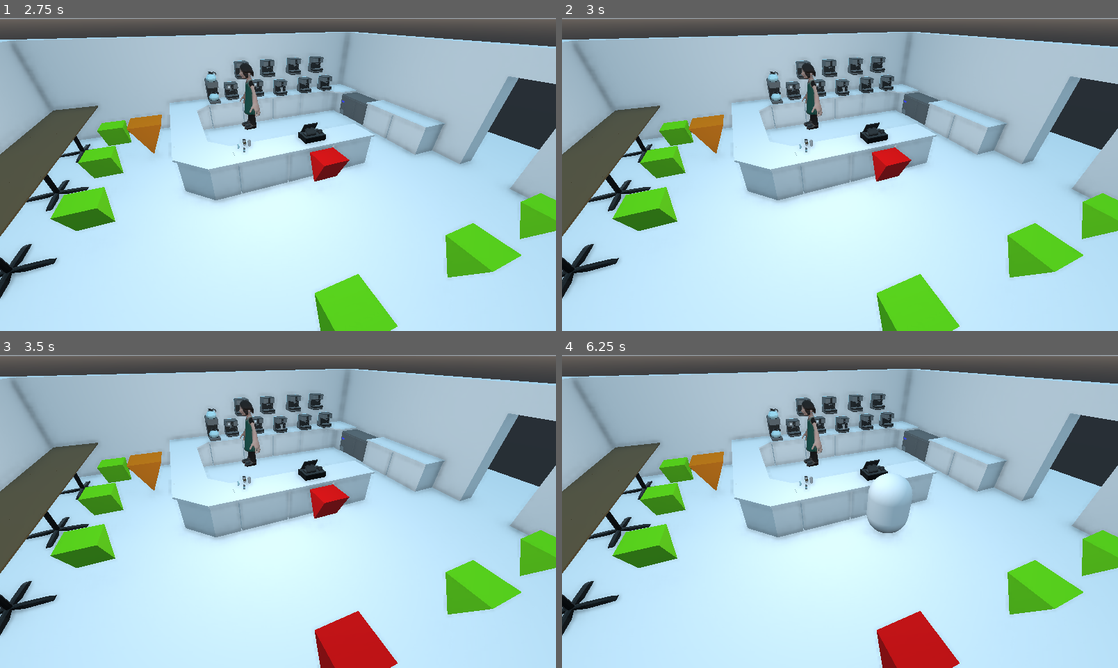
Above: before the commit, frames 1-4 (two rows, left to right).
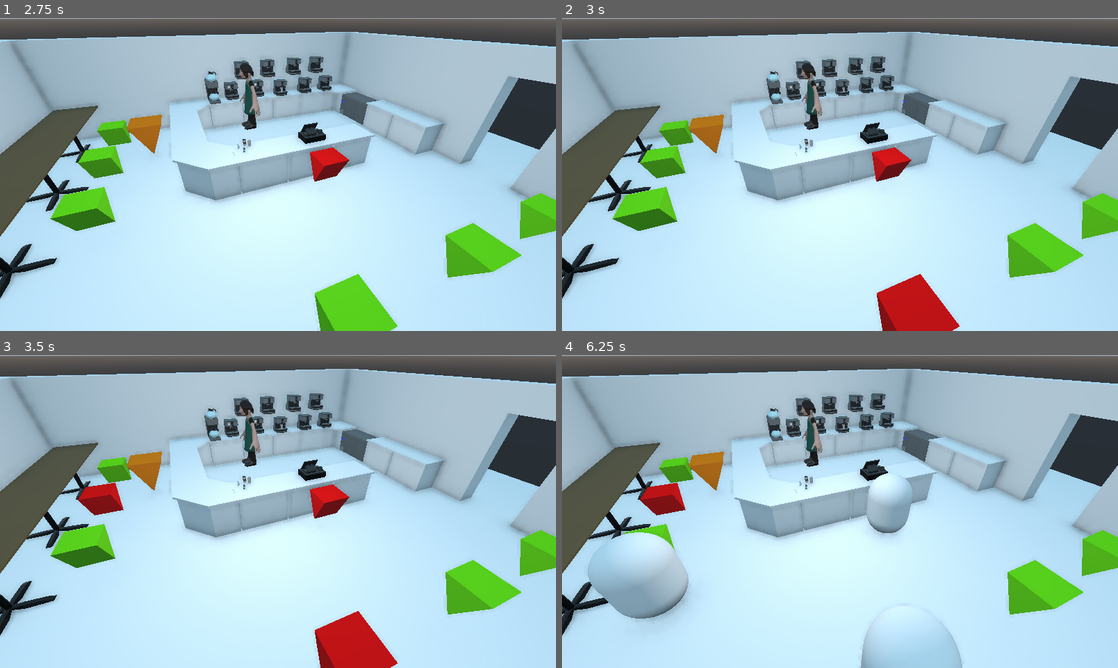
Above: after the commit, the same moments.

Repository: outfrost/ld49
Game: Godot game, scene res://level/CafeNavmesh.tscn
The game is run twice, just before and just after one commit, with the same random seed, the same clock (stepped at 60 frames per second) and the same inputs. This scene is started directly instead of the project's main scene.
Inputs (mouse positions are in pixels of both pictures, inside the frame that each line leads up to):
- Up to frame 1 (2.75 s): tap Enter at 0.5 s; move the mouse to (400, 158) at 0.52 s; hold D (right) 0.53-1.28 s; tap Mouse wheel up (zoom_in) at 0.6, 2.1 s; click (400, 158) at 0.67 s; move the mouse to (166, 190) at 1.27 s; hold S (down) 1.28-2.03 s; tap Mouse wheel down (zoom_out) at 1.35 s; tap Space at 2 s; move the mouse to (333, 105) at 2.02 s; hold D (right) from 2.03 s (still down)
- Up to frame 2 (3 s): tap Enter at 2.75 s; move the mouse to (812, 237) at 2.77 s; release D (right) at 2.78 s; hold W (up) from 2.78 s (still down); tap Mouse wheel down (zoom_out) at 2.85 s; click (812, 237) at 2.92 s
- Up to frame 3 (3.5 s): keep holding W (up)
- Up to frame 4 (6.25 s): tap Space at 3.5 s; move the mouse to (1006, 558) at 3.52 s; release W (up) at 3.53 s; hold A (left) 3.53-5.03 s; tap Mouse wheel up (zoom_in) at 3.6, 5.1 s; move the mouse to (673, 464) at 4.27 s; tap Mouse wheel down (zoom_out) at 4.35, 5.85 s; tap Enter at 5 s; move the mouse to (867, 511) at 5.02 s; hold S (down) 5.03-5.78 s; click (867, 511) at 5.17 s; move the mouse to (756, 433) at 5.77 s; hold D (right) from 5.78 s (still down)

Frame 1 is identical in both runs. In frame 2, 1.8% of the frame differs, in the area x 56-72%, y 81-100%; in frame 3, 0.6%; in frame 4, 6.4%, in the area x 4-72%, y 40-100%.
Error in both runs: Invalid get index 'is_running' (on base: 'null instance'). (res://game/CameraPosition.gd:43)

Commit message:
Attempted a fix on another crashing mishap, attempted to fix customers allocating the same spot

Diff:
--- a/game/customer/GenericCustomer.gd
+++ b/game/customer/GenericCustomer.gd
@@ -44,15 +44,18 @@
 var allocated_spot:Spatial = null
 
 func _get_and_allocate_spot(group_name:String)->Spatial:
-	if allocated_spot != null:
+	if allocated_spot != null and allocated_spot.has_method("leave"):
 		allocated_spot.leave()
 	var seats:Array = get_tree().get_nodes_in_group(group_name)
 	seats.shuffle()
 	for i in seats:
 		if not i.busy:
-			i.set_busy(true)
-			allocated_spot = i
-			return i
+			var attempt = i.set_busy(true, self)
+			if attempt:
+				allocated_spot = i
+				return i
+			else:
+				return null
 	#Did not find spot
 	return null
 
--- a/game/customer/spawner/CustomerSpawner.gd
+++ b/game/customer/spawner/CustomerSpawner.gd
@@ -34,7 +34,7 @@
 		customer.global_transform.origin = spot.global_transform.origin
 		customer.connect("despawning", self, "customer_despawning")
 		if randomize_time:
-			spawn_timer.wait_time = randi() % random_seconds
+			spawn_timer.wait_time = rand_range(1,random_seconds)
 	else:
 		pass
 
--- a/game/customer/spots/DrinkingSpot.gd
+++ b/game/customer/spots/DrinkingSpot.gd
@@ -4,13 +4,19 @@
 
 onready var original_material = $MeshInstance.get_active_material(0).duplicate()
 var busy:bool = false
+var allocated_by:Spatial = null
 
-func set_busy(value:bool)->void:
+func set_busy(value:bool, node:Spatial)->bool:
+	if allocated_by != null and node != null:
+		if allocated_by != node:
+			return false
 	busy = value
+	allocated_by = node
 	update()
+	return true
 
 func leave() -> void:
-	set_busy(false)
+	set_busy(false, null)
 	if(self.is_in_group("ask_food_spot")):
 		OrderRepository.set_customer_waiting_on_ask_spot(null)
 
